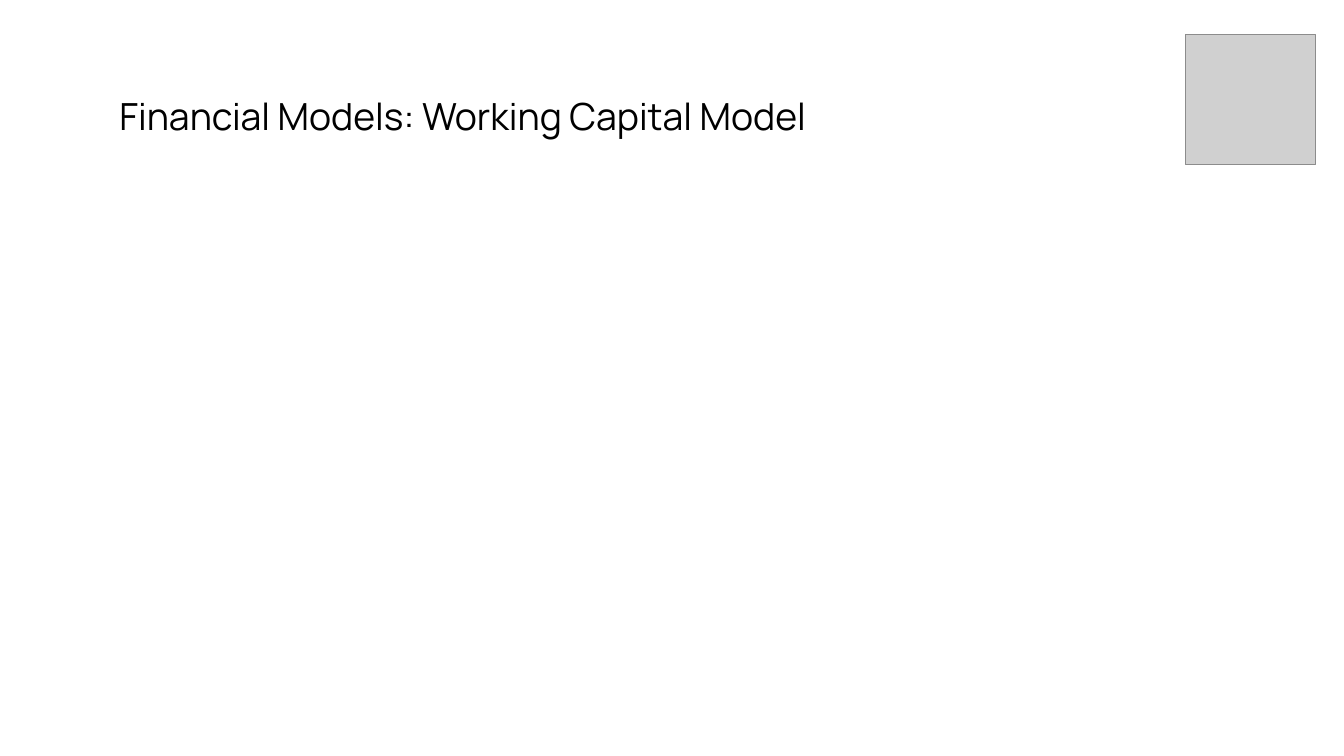
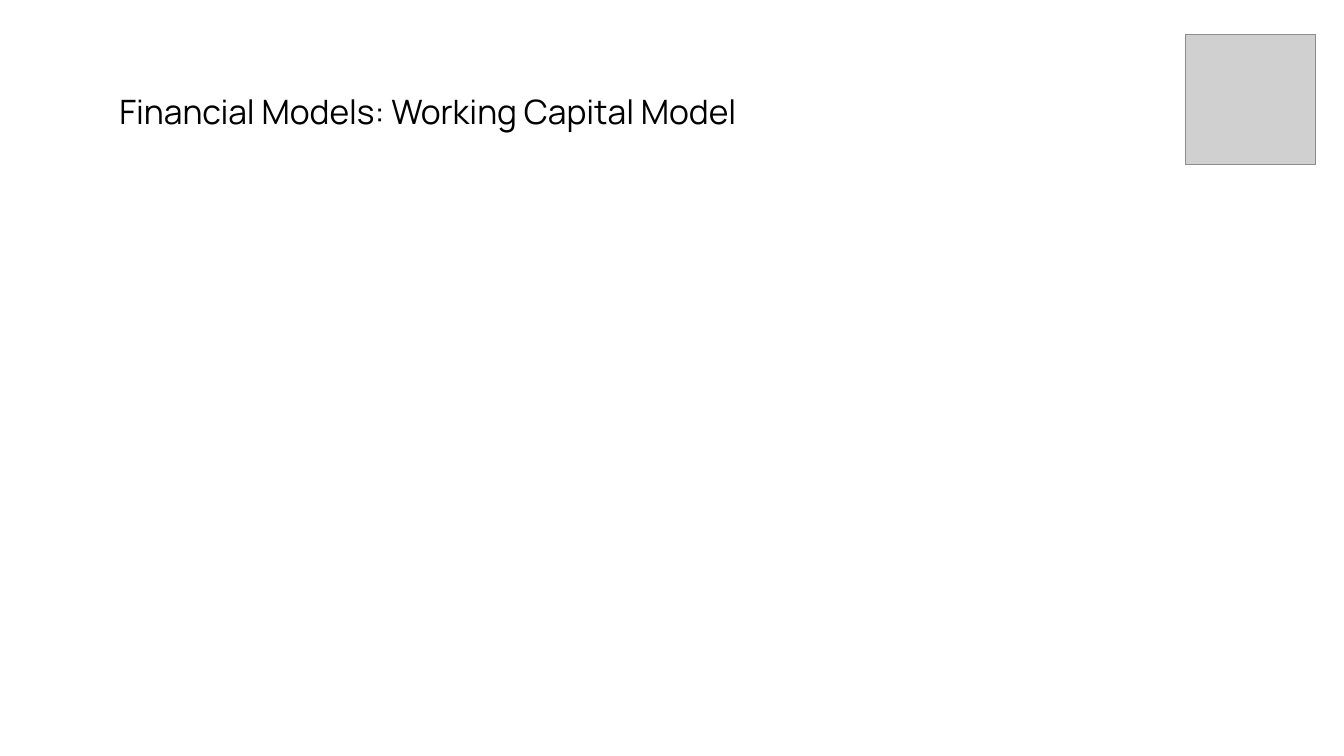
Before and after one commit to gasserahmed/VT-MIT, a slide deck: slide 5 of MGT5824-Tech-based Entrepreneurship/Assignments/Milestone #3 - Business Model Design & AI-powered Operating Models/gasser18-milestone3_slides.pptx. Drawn at 1344x756 pixels with LibreOffice and Linux fonts; fonts in the diff are those of the drawing; grey boxes stand for pictures. Boxes give left, top, right and bottom in pixels: in the first picture for what was removed or moved away, otherwise in the second. Text is boxed around its words. In the diff, an @@ line names an element or a change of style, - is before the commit and + after.

Commit message:
Finished business model canvas part (with recording) in Milestone 3

```diff
--- a/MGT5824-Tech-based Entrepreneurship/Assignments/Milestone #3 - Business Model Design & AI-powered Operating Models/gasser18-milestone3_slides.pptx
+++ b/MGT5824-Tech-based Entrepreneurship/Assignments/Milestone #3 - Business Model Design & AI-powered Operating Models/gasser18-milestone3_slides.pptx
@@ title "Financial Models: Working Capital Model" at <box>119,99,736,133</box>: size 20 to 18 pt @@
```
Also in this commit, not shown: 4 other slides changed, 2 slides added, 1 other file.
